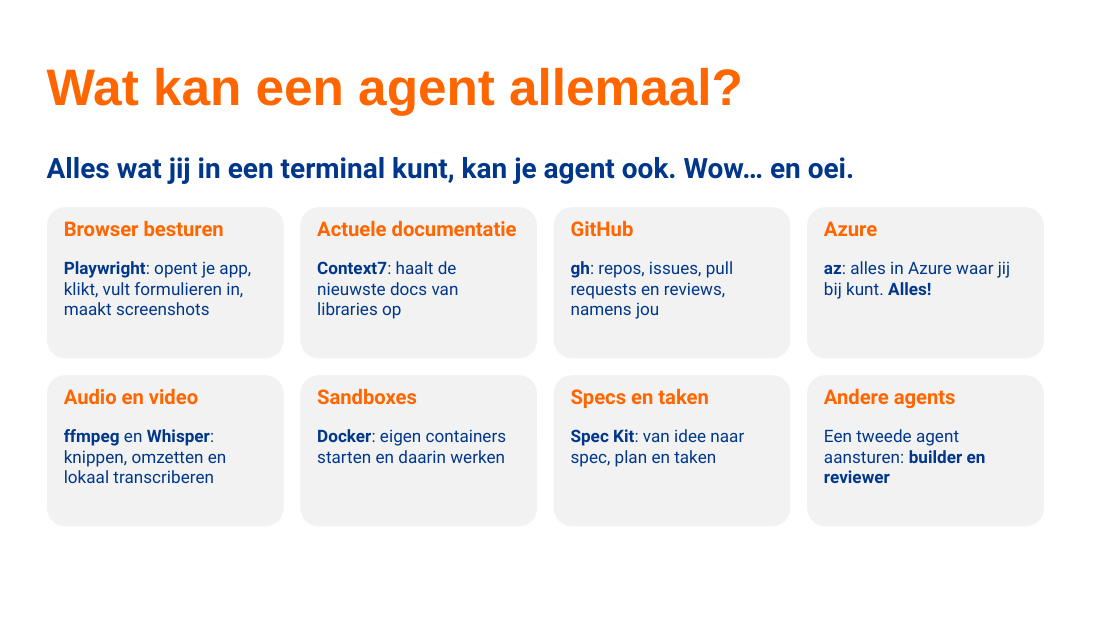
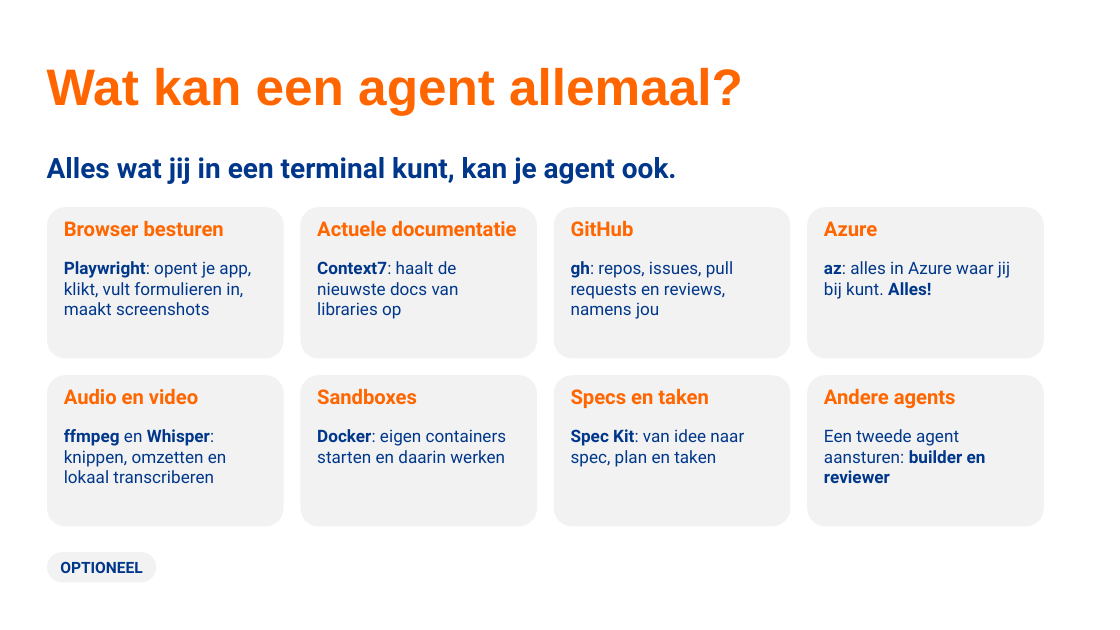
Before and after one commit to TeamNLSportScienceCentre/teamnl-agentic-engineering, a slide deck: slide 33 of docs/agentic-engineering-sessie-1.pptx (slide 34 before the commit). Drawn at 1120x630 pixels with LibreOffice and Linux fonts; fonts in the diff are those of the drawing; background and template pictures are left out. Boxes give left, top, right and bottom in pixels: in the first picture for what was removed or moved away, otherwise in the second. Text is boxed around its words. In the diff, an @@ line names an element or a change of style, - is before the commit and + after.

```diff
--- a/docs/agentic-engineering-sessie-1.pptx
+++ b/docs/agentic-engineering-sessie-1.pptx
@@ text at [47, 157, 677, 184]: text changed @@
-Alles wat jij in een terminal kunt, kan je agent ook. Wow… en oei.
+Alles wat jij in een terminal kunt, kan je agent ook.
@@ rounded rectangle added at [47, 552, 156, 582], fill #F2F2F2, 10 pt, text #00378A, bold @@
+OPTIONEEL
```
Also in this commit, not shown: 21 other slides changed, 2 slides added, 3 slides removed.
